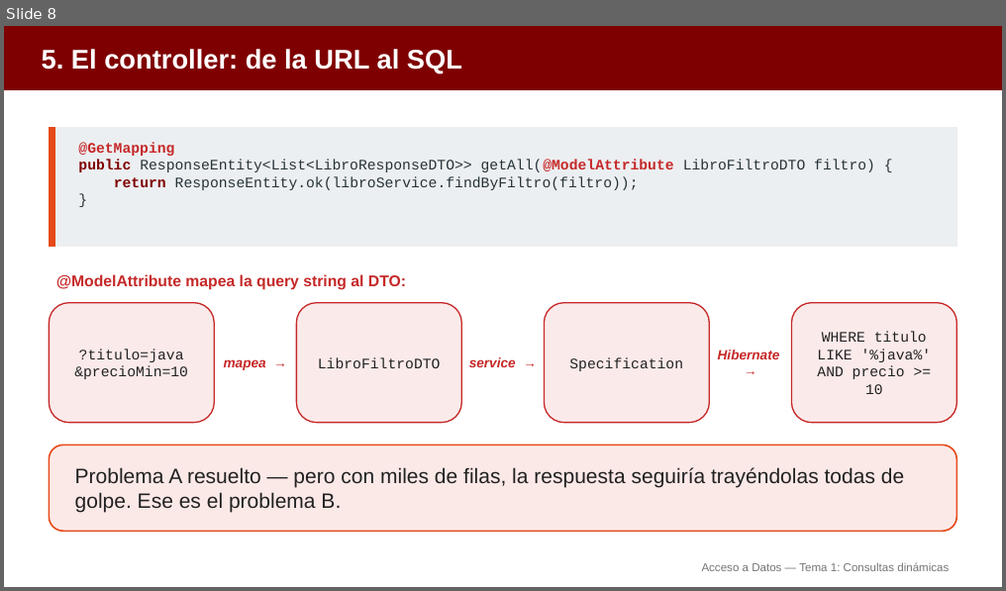
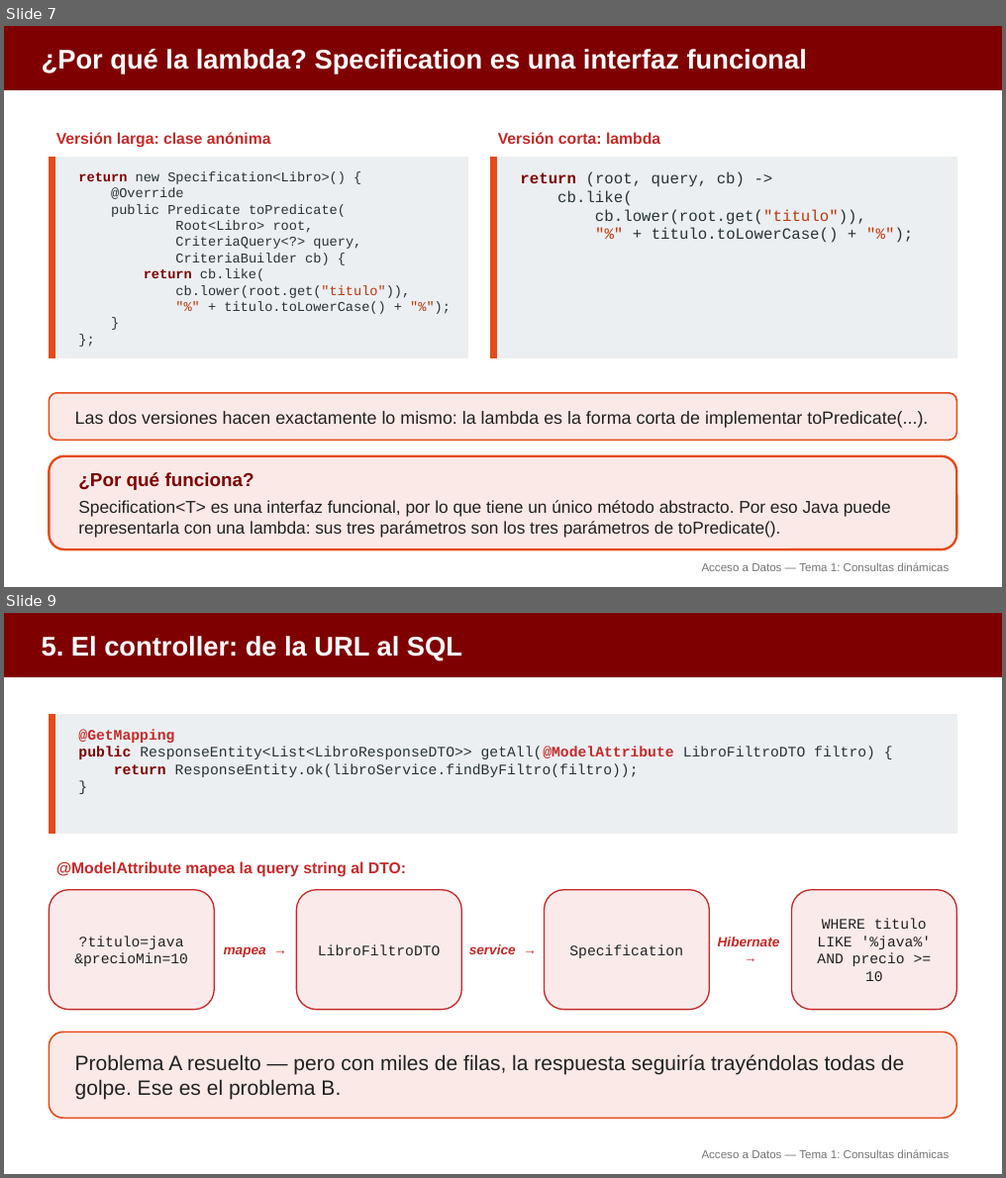
Before and after one commit to aitorventura/acceso-a-datos, a slide deck: docs/tema1/diapositivas/consultas-dinamicas.pptx. Shown one above the other, each under a label of ours: slide 8 before the commit, slides 7 and 9 after it; the slides between them are not shown. The pictures are 1006x591 and 1006x1178 pixels, drawn with LibreOffice and Linux fonts; fonts in the diff are those of the drawing. Boxes give left, top, right and bottom in pixels: in the first picture for what was removed or moved away, otherwise in the second. Text is boxed around its words. In the diff, an @@ line names an element or a change of style, - is before the commit and + after.

Commit message:
modificación diapositivas tema1-consultasdinamicas

```diff
--- a/docs/tema1/diapositivas/consultas-dinamicas.pptx
+++ b/docs/tema1/diapositivas/consultas-dinamicas.pptx
@@ slide 7 added at bbox=[4, 26, 1002, 587], background #FFFFFF @@
@@ rectangle added at bbox=[4, 26, 1002, 89], fill #7F0000, outline #7F0000 1 pt @@
@@ text added at bbox=[42, 49, 807, 73], 26 pt, text #FFFFFF, bold @@
+¿Por qué la lambda? Specification es una interfaz funcional
@@ text added at bbox=[56, 132, 271, 148], 15 pt, text #C62828, bold @@
+Versión larga: clase anónima
@@ text added at bbox=[498, 132, 660, 144], 15 pt, text #C62828, bold @@
+Versión corta: lambda
@@ rectangle added at bbox=[49, 157, 468, 359], fill #ECEFF1, outline #EEEEEE 1 pt @@
@@ rectangle added at bbox=[49, 157, 54, 359], fill #E64A19, outline #E64A19 1 pt @@
@@ text added at bbox=[78, 172, 410, 314], 13 pt, text #263238 @@
+return new Specification<Libro>() {
+@Override
+public Predicate toPredicate(
+Root<Libro> root,
+CriteriaQuery<?> query,
+CriteriaBuilder cb) {
+return cb.like(
+cb.lower(root.get("titulo")),
+"%" + titulo.toLowerCase() + "%");
+}
+};
@@ rectangle added at bbox=[491, 157, 957, 359], fill #ECEFF1, outline #EEEEEE 1 pt @@
@@ rectangle added at bbox=[491, 157, 497, 359], fill #E64A19, outline #E64A19 1 pt @@
@@ text added at bbox=[520, 172, 866, 243], 15 pt, text #263238 @@
+return (root, query, cb) ->
+cb.like(
+cb.lower(root.get("titulo")),
+"%" + titulo.toLowerCase() + "%");
@@ rounded rectangle added at bbox=[49, 393, 957, 441], fill #FBE9E7, outline #E64A19 1.5 pt @@
@@ text added at bbox=[75, 411, 928, 428], 17 pt, text #212121 @@
+Las dos versiones hacen exactamente lo mismo: la lambda es la forma corta de implementar toPredicate(...).
@@ rounded rectangle added at bbox=[49, 457, 957, 550], fill #FBE9E7, outline #E64A19 2.25 pt @@
@@ text added at bbox=[78, 472, 891, 538], 16.5 pt, text #212121 @@
+¿Por qué funciona?
+Specification<T> es una interfaz funcional, por lo que tiene un único método abstracto. Por eso Java puede representarla con una lambda: sus tres parámetros son los tres parámetros de toPredicate().
@@ text added at bbox=[702, 564, 948, 571], 11 pt, text #757575 @@
+Acceso a Datos — Tema 1: Consultas dinámicas
@@ what was slide 8 is now slide 9 @@
```
Also in this commit, not shown: 8 slides changed.
